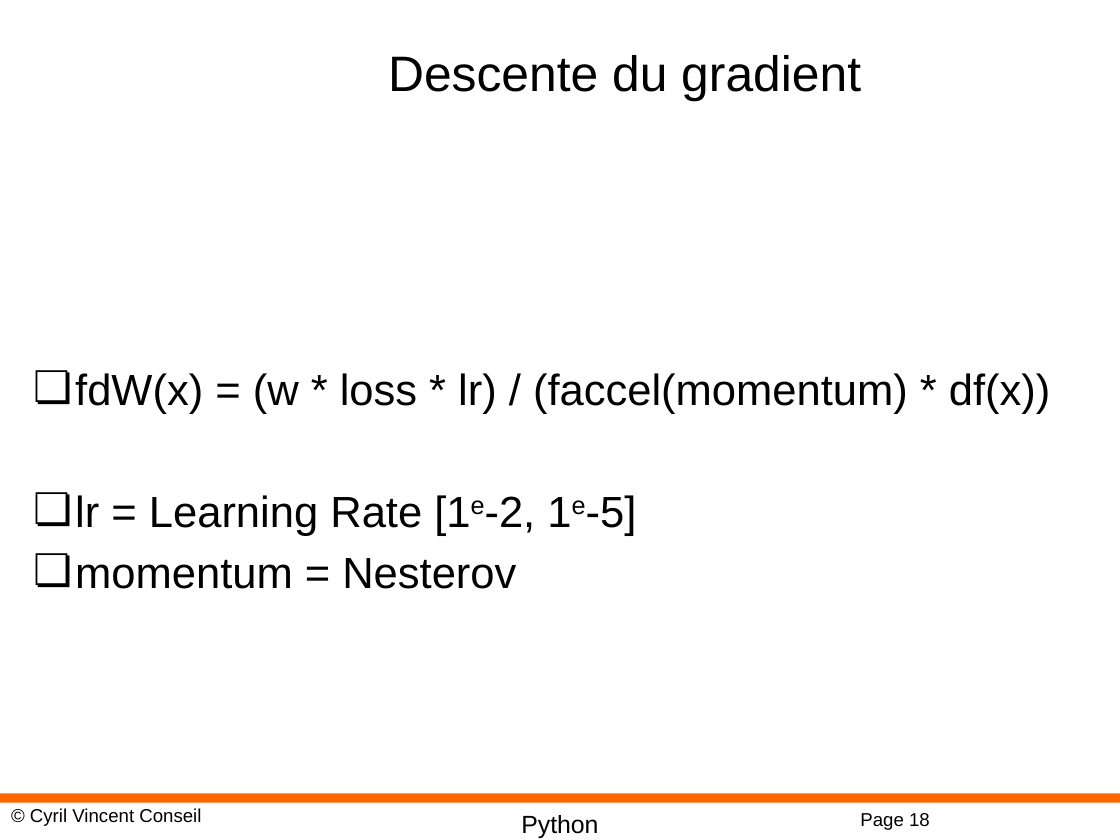
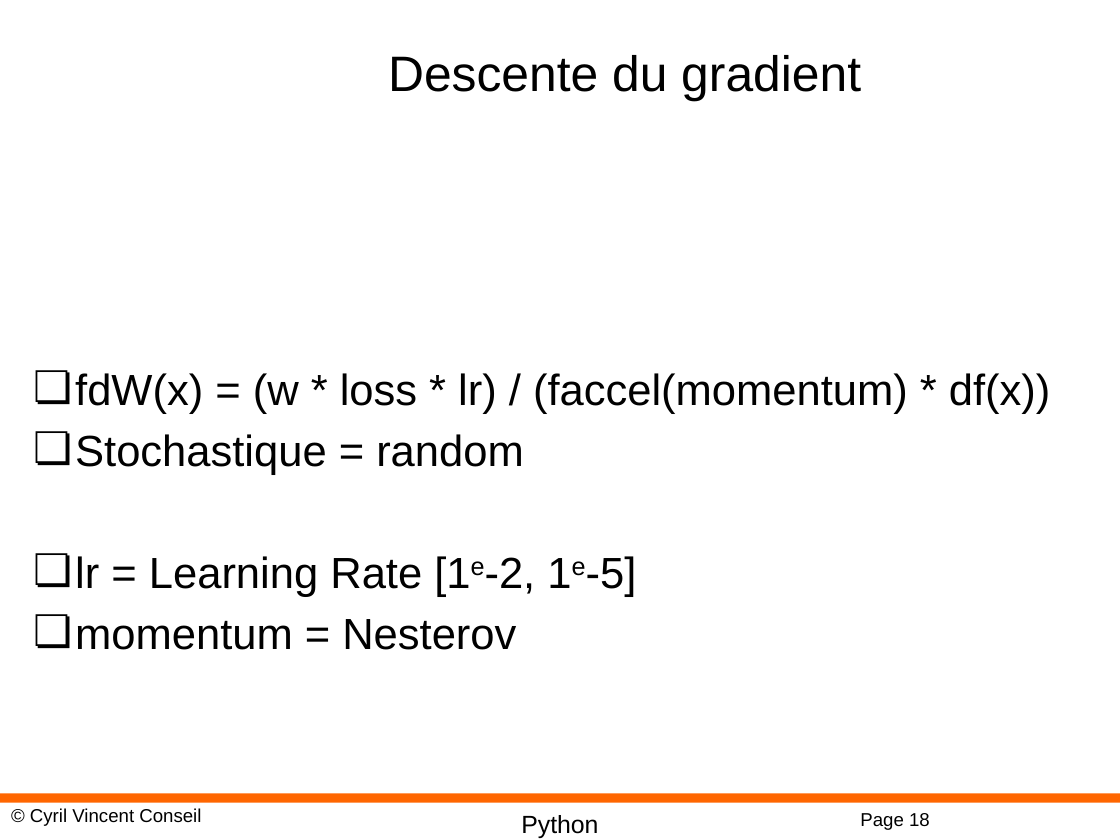
Before and after one commit to cyrilvincent/DL, a slide deck: slide 18 of PPT/DeepLearning08-MLP.pptx. Drawn at 1120x840 pixels with LibreOffice and Linux fonts; fonts in the diff are those of the drawing; background and template pictures are left out. Boxes give left, top, right and bottom in pixels: in the first picture for what was removed or moved away, otherwise in the second. Text is boxed around its words. In the diff, an @@ line names an element or a change of style, - is before the commit and + after.

```diff
--- a/PPT/DeepLearning08-MLP.pptx
+++ b/PPT/DeepLearning08-MLP.pptx
@@ text at bbox=[75, 434, 524, 475]: paragraph added @@
+❏ Stochastique = random
```
Also in this commit, not shown: 2 other slides changed, 8 other files.
